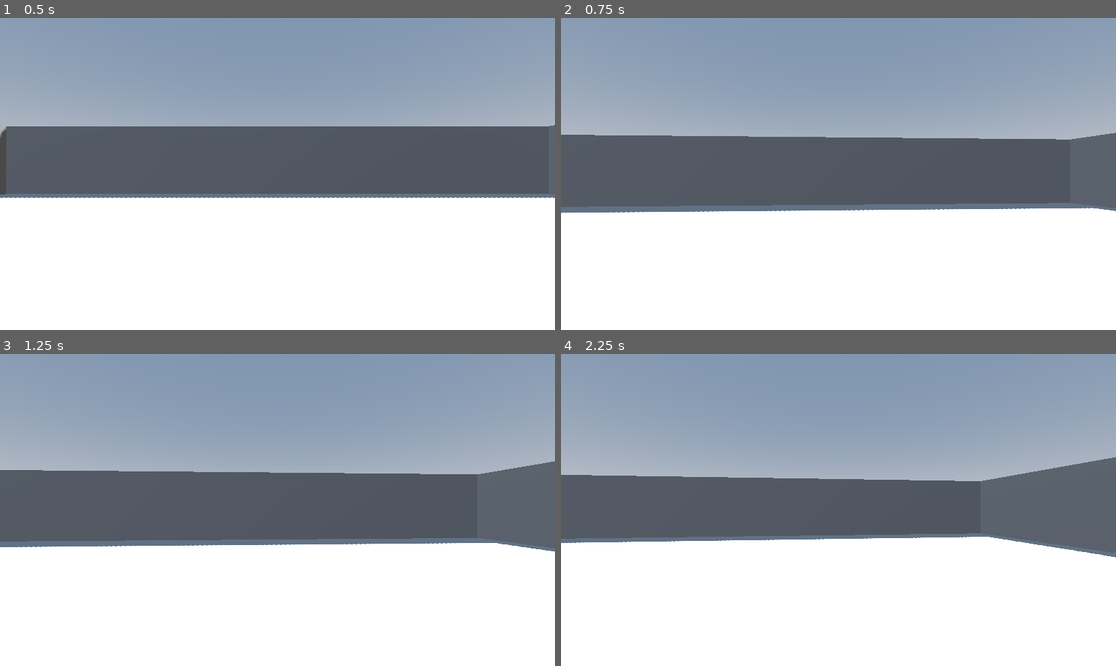
Above: before the commit, frames 1-4 (two rows, left to right).
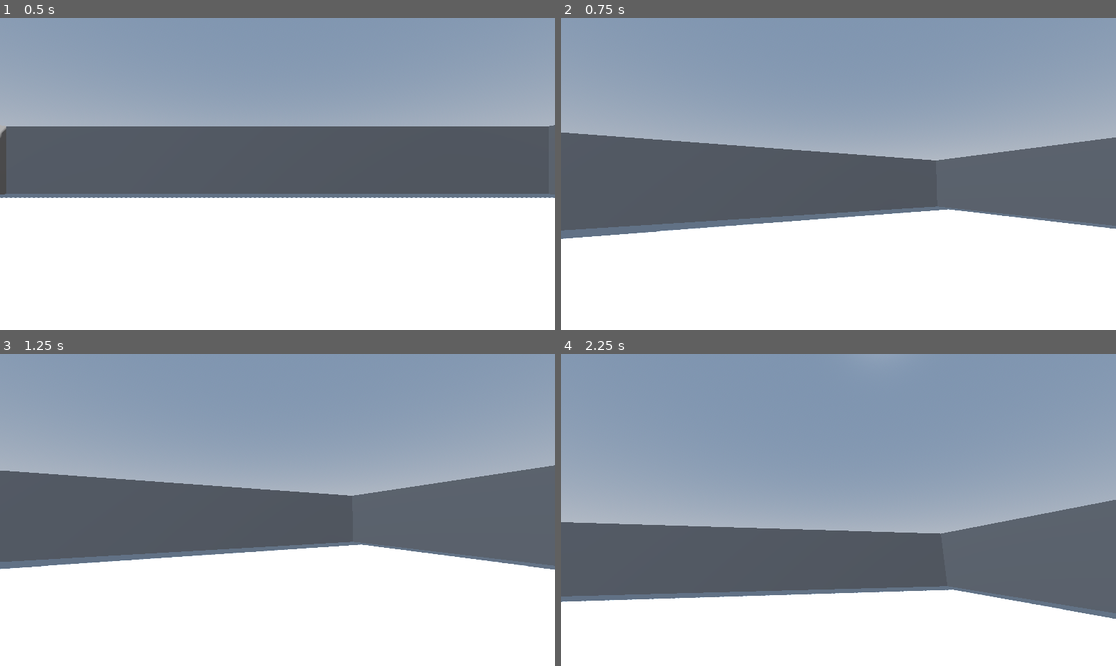
Above: after the commit, the same moments.

Repository: samGPU/crockystein
Game: Godot game, scene res://world.tscn
The game is run twice, just before and just after one commit, with the same random seed, the same clock (stepped at 60 frames per second) and the same inputs.
Inputs (mouse positions are in pixels of both pictures, inside the frame that each line leads up to):
- Up to frame 1 (0.5 s): no input
- Up to frame 2 (0.75 s): tap Enter (ui_accept) at 0.5 s; move the mouse to (960, 158) at 0.52 s; hold Right (ui_right) from 0.53 s (still down)
- Up to frame 3 (1.25 s): keep holding Right (ui_right); tap Enter (ui_accept) at 0.77 s
- Up to frame 4 (2.25 s): move the mouse to (727, 525) at 1.27 s; release Right (ui_right) at 1.28 s; hold Down (ui_down) 1.28-2.03 s; tap Enter (ui_accept) at 1.52 s; move the mouse to (894, 441) at 2.02 s; hold Right (ui_right) from 2.03 s (still down)

Frame 1 is identical in both runs. In frame 2, 8.9% of the frame differs, in the area x 0-100%, y 36-71%; in frame 3, 8.7%; in frame 4, 37%, in the area x 0-100%, y 32-85%.

Commit message:
Implement mouse control for player rotation and update scene structure

Diff:
--- a/player.gd
+++ b/player.gd
@@ -1,10 +1,30 @@
 extends CharacterBody3D
-
 
 const SPEED = 5.0
 const JUMP_VELOCITY = 4.5
-const TURN_SPEED = 0.05
+const MOUSE_SENSITIVITY = 0.1  # Adjust sensitivity as needed
 
+var yaw := 0.0  # Horizontal rotation
+var pitch := 0.0  # Vertical rotation (if needed for a camera)
+
+func _ready() -> void:
+	# Capture the mouse for FPS-style control
+	Input.set_mouse_mode(Input.MOUSE_MODE_CAPTURED)
+
+func _input(event: InputEvent) -> void:
+	if event is InputEventMouseMotion:
+		# Adjust yaw and pitch based on mouse motion
+		yaw -= event.relative.x * MOUSE_SENSITIVITY
+		pitch -= event.relative.y * MOUSE_SENSITIVITY
+		pitch = clamp(pitch, -30.0, 30.0)  # Limit vertical rotation to avoid flipping
+
+		# Apply rotation to the player
+		self.rotation_degrees.y = yaw
+
+		# If you have a camera as a child node, rotate it for pitch
+		var head = $Head
+		if head:
+			head.rotation_degrees.x = pitch
 
 func _physics_process(delta: float) -> void:
 	# Add the gravity.
@@ -16,7 +36,6 @@
 		velocity.y = JUMP_VELOCITY
 
 	# Get the input direction and handle the movement/deceleration.
-	# As good practice, you should replace UI actions with custom gameplay actions.
 	var input_dir := Input.get_vector("ui_left", "ui_right", "ui_up", "ui_down")
 	var direction := (transform.basis * Vector3(input_dir.x, 0, input_dir.y)).normalized()
 	if direction:
@@ -26,9 +45,4 @@
 		velocity.x = move_toward(velocity.x, 0, SPEED)
 		velocity.z = move_toward(velocity.z, 0, SPEED)
 
-	if Input.is_action_just_pressed("ui_left"):
-		self.rotate_y(TURN_SPEED)
-	if Input.is_action_just_pressed("ui_right"):
-		self.rotate_y(-TURN_SPEED)
-
 	move_and_slide()
--- a/player.tscn
+++ b/player.tscn
@@ -7,16 +7,23 @@
 [sub_resource type="ConvexPolygonShape3D" id="ConvexPolygonShape3D_4flbx"]
 points = PackedVector3Array(-0.125207, -0.532801, -0.480507, 0.0227831, 0.47607, 0.498884, 0.169713, 0.559144, 0.464172 …(924 unchanged characters)…
 
+[sub_resource type="BoxMesh" id="BoxMesh_4flbx"]
+
 [node name="Player" type="CharacterBody3D"]
 script = ExtResource("1_4flbx")
 
-[node name="MeshInstance3D" type="MeshInstance3D" parent="."]
+[node name="Body" type="MeshInstance3D" parent="."]
 transform = Transform3D(1, 0, 0, 0, 1, 0, 0, 0, 1, 0, 1, 0)
 mesh = SubResource("CapsuleMesh_sh265")
 
-[node name="CollisionShape3D" type="CollisionShape3D" parent="."]
+[node name="CollisionBody" type="CollisionShape3D" parent="."]
 transform = Transform3D(1, 0, 0, 0, 1, 0, 0, 0, 1, 0, 1, 0)
 shape = SubResource("ConvexPolygonShape3D_4flbx")
 
-[node name="Camera3D" type="Camera3D" parent="."]
-transform = Transform3D(1, 0, 0, 0, 1, 0, 0, 0, 1, 0, 1.5, 0)
+[node name="Head" type="MeshInstance3D" parent="."]
+unique_name_in_owner = true
+transform = Transform3D(0.5, 0, 0, 0, 0.5, 0, 0, 0, 0.5, 0, 1.5, 0)
+mesh = SubResource("BoxMesh_4flbx")
+
+[node name="Camera3D" type="Camera3D" parent="Head"]
+transform = Transform3D(2, 0, 0, 0, 2, 0, 0, 0, 2, 0, 0, 0)
--- a/project.godot
+++ b/project.godot
@@ -15,6 +15,41 @@
 config/features=PackedStringArray("4.4", "GL Compatibility")
 config/icon="res://icon.svg"
 
+[input]
+
+ui_left={
+"deadzone": 0.5,
+"events": [Object(InputEventKey,"resource_local_to_scene":false,"resource_name":"","device":0,"window_id":0,"alt_pressed":false,"shift_pressed":false,"ctrl_pressed":false,"meta_pressed":false,"pressed":false,"keycode":4194319,"physical_keycode":0,"key_label":0,"unicode":0,"location":0,"echo":false,"script":null)
+, Object(InputEventJoypadButton,"resource_local_to_scene":false,"resource_name":"","device":0,"button_index":13,"pressure":0.0,"pressed":false,"script":null)
+, Object(InputEventJoypadMotion,"resource_local_to_scene":false,"resource_name":"","device":0,"axis":0,"axis_value":-1.0,"script":null)
+, Object(InputEventKey,"resource_local_to_scene":false,"resource_name":"","device":-1,"window_id":0,"alt_pressed":false,"shift_pressed":false,"ctrl_pressed":false,"meta_pressed":false,"pressed":false,"keycode":0,"physical_keycode":65,"key_label":0,"unicode":97,"location":0,"echo":false,"script":null)
+]
+}
+ui_right={
+"deadzone": 0.5,
+"events": [Object(InputEventKey,"resource_local_to_scene":false,"resource_name":"","device":0,"window_id":0,"alt_pressed":false,"shift_pressed":false,"ctrl_pressed":false,"meta_pressed":false,"pressed":false,"keycode":4194321,"physical_keycode":0,"key_label":0,"unicode":0,"location":0,"echo":false,"script":null)
+, Object(InputEventJoypadButton,"resource_local_to_scene":false,"resource_name":"","device":0,"button_index":14,"pressure":0.0,"pressed":false,"script":null)
+, Object(InputEventJoypadMotion,"resource_local_to_scene":false,"resource_name":"","device":0,"axis":0,"axis_value":1.0,"script":null)
+, Object(InputEventKey,"resource_local_to_scene":false,"resource_name":"","device":-1,"window_id":0,"alt_pressed":false,"shift_pressed":false,"ctrl_pressed":false,"meta_pressed":false,"pressed":false,"keycode":0,"physical_keycode":68,"key_label":0,"unicode":100,"location":0,"echo":false,"script":null)
+]
+}
+ui_up={
+"deadzone": 0.5,
+"events": [Object(InputEventKey,"resource_local_to_scene":false,"resource_name":"","device":0,"window_id":0,"alt_pressed":false,"shift_pressed":false,"ctrl_pressed":false,"meta_pressed":false,"pressed":false,"keycode":4194320,"physical_keycode":0,"key_label":0,"unicode":0,"location":0,"echo":false,"script":null)
+, Object(InputEventJoypadButton,"resource_local_to_scene":false,"resource_name":"","device":0,"button_index":11,"pressure":0.0,"pressed":false,"script":null)
+, Object(InputEventJoypadMotion,"resource_local_to_scene":false,"resource_name":"","device":0,"axis":1,"axis_value":-1.0,"script":null)
+, Object(InputEventKey,"resource_local_to_scene":false,"resource_name":"","device":-1,"window_id":0,"alt_pressed":false,"shift_pressed":false,"ctrl_pressed":false,"meta_pressed":false,"pressed":false,"keycode":0,"physical_keycode":87,"key_label":0,"unicode":119,"location":0,"echo":false,"script":null)
+]
+}
+ui_down={
+"deadzone": 0.5,
+"events": [Object(InputEventKey,"resource_local_to_scene":false,"resource_name":"","device":0,"window_id":0,"alt_pressed":false,"shift_pressed":false,"ctrl_pressed":false,"meta_pressed":false,"pressed":false,"keycode":4194322,"physical_keycode":0,"key_label":0,"unicode":0,"location":0,"echo":false,"script":null)
+, Object(InputEventJoypadButton,"resource_local_to_scene":false,"resource_name":"","device":0,"button_index":12,"pressure":0.0,"pressed":false,"script":null)
+, Object(InputEventJoypadMotion,"resource_local_to_scene":false,"resource_name":"","device":0,"axis":1,"axis_value":1.0,"script":null)
+, Object(InputEventKey,"resource_local_to_scene":false,"resource_name":"","device":-1,"window_id":0,"alt_pressed":false,"shift_pressed":false,"ctrl_pressed":false,"meta_pressed":false,"pressed":false,"keycode":0,"physical_keycode":83,"key_label":0,"unicode":115,"location":0,"echo":false,"script":null)
+]
+}
+
 [rendering]
 
 renderer/rendering_method="gl_compatibility"
Not shown: 1 places in player.tscn that only renumber resources
